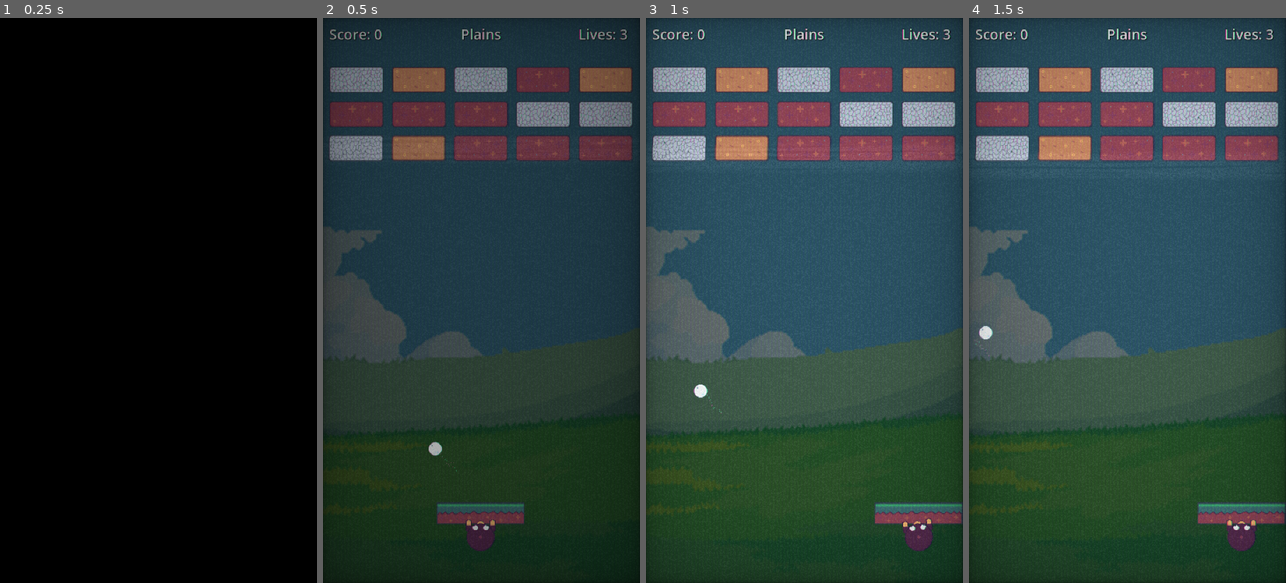
Above: before the commit, frames 1-4 (left to right).
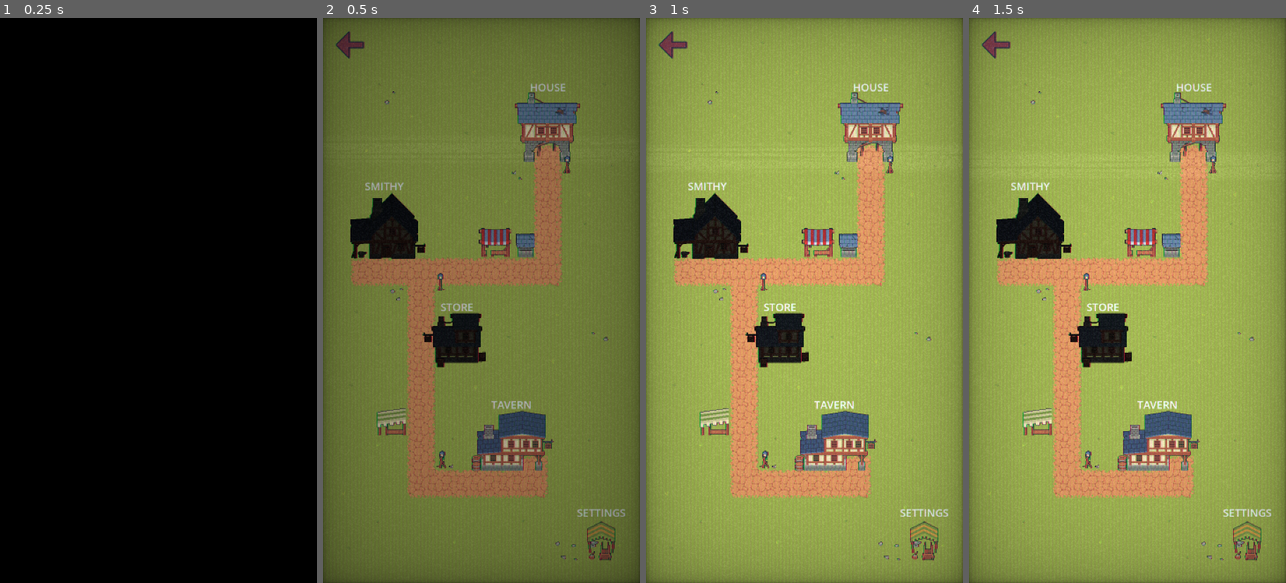
Above: after the commit, the same moments.

Repository: ant290/MoleBreaker
Game: Godot game, scene res://scenes/brickBreaker/level.tscn
Two runs of this game, one before a commit and one after it. Both use one fixed random seed, a clock stepped at 60 frames per second and the inputs below. This scene is started directly instead of the project's main scene.
Inputs (mouse positions are in pixels of both pictures, inside the frame that each line leads up to):
- Up to frame 1 (0.25 s): no input
- Up to frame 2 (0.5 s): no input
- Up to frame 3 (1 s): move the mouse to (874, 272) at 0.52 s; hold Right (ui_right) from 0.53 s (still down); click (874, 272) at 0.67 s
- Up to frame 4 (1.5 s): release Right (ui_right) at 1.25 s; drag from (1064, 328) to (1111, 413) at 1.27 s

Frame 1 is identical in both runs. In frame 2, 100% of the frame differs, in the area x 0-100%, y 0-100%; in frame 3, 100%; in frame 4, 100%.

Commit message:
Big refactor to strongly type the quests and the locations

Diff:
--- a/mole-breaker/project.godot
+++ b/mole-breaker/project.godot
@@ -32,6 +32,7 @@
 SceneTransitions="*res://scenes/singletons/scene_transitions.tscn"
 Settings="*res://scripts/globals/settings.gd"
 AmbientMusic="*uid://c701vdw7c82xu"
+GameObjects="*uid://tea68r4mc73n"
 
 [display]
 
--- a/mole-breaker/scenes/quest_heading.tscn
+++ b/mole-breaker/scenes/quest_heading.tscn
@@ -79,4 +79,28 @@
 grow_vertical = 2
 alignment = 1
 
+[node name="TextureRect" type="ColorRect" parent="." unique_id=1544778469]
+layout_mode = 1
+anchors_preset = 15
+anchor_right = 1.0
+anchor_bottom = 1.0
+grow_horizontal = 2
+grow_vertical = 2
+color = Color(0, 0, 0, 0.8039216)
+
+[node name="Label" type="Label" parent="." unique_id=89512684]
+layout_mode = 1
+anchors_preset = 8
+anchor_left = 0.5
+anchor_top = 0.5
+anchor_right = 0.5
+anchor_bottom = 0.5
+offset_left = -79.5
+offset_top = -11.5
+offset_right = 79.5
+offset_bottom = 11.5
+grow_horizontal = 2
+grow_vertical = 2
+text = "Level Requirement : "
+
 [connection signal="pressed" from="QuestSplitContainer/QuestDetails/HBoxContainer/EmbarkButton" to="." method="_on_embark_button_pressed"]
--- a/mole-breaker/scripts/brickBreaker/level.gd
+++ b/mole-breaker/scripts/brickBreaker/level.gd
@@ -8,12 +8,12 @@
 @onready var background: TextureRect = $Background
 
 # load brick images
-@onready var imgBrickDirt = preload("res://assets/bricks/brick dirt.png")
-@onready var imgBrickDirtDamaged = preload("res://assets/bricks/brick dirt cracked.png")
-@onready var imgBrickRock = preload("res://assets/bricks/brick rock.png")
-@onready var imgBrickRockDamaged = preload("res://assets/bricks/brick rock cracked.png")
-@onready var imgBrickWood = preload("res://assets/bricks/brick wood.png")
-@onready var imgBrickWoodDamaged = preload("res://assets/bricks/brick wood cracked.png")
+@onready var imgBrickDirt = preload(GameConstants.RESOURCE_LOCATION_BRICK_DIRT)
+@onready var imgBrickDirtDamaged = preload(GameConstants.RESOURCE_LOCATION_BRICK_DIRT_DAMAGED)
+@onready var imgBrickRock = preload(GameConstants.RESOURCE_LOCATION_BRICK_ROCK)
+@onready var imgBrickRockDamaged = preload(GameConstants.RESOURCE_LOCATION_BRICK_ROCK_DAMAGED)
+@onready var imgBrickWood = preload(GameConstants.RESOURCE_LOCATION_BRICK_WOOD)
+@onready var imgBrickWoodDamaged = preload(GameConstants.RESOURCE_LOCATION_BRICK_WOOD_DAMAGED)
 
 # brick stats
 var dirtHealth = 2
@@ -52,13 +52,13 @@
 func setupLevel() -> void:
 	PlayerStats.lives = 3
 
-	var locationDetails = GameConstants.LOCATION_DETAILS.get(PlayerStats.currentLocation)
-	if locationDetails == null:
+	var questDetails = GameObjects.QUEST_DETAILS.get(PlayerStats.currentLocation)
+	if questDetails == null:
 		get_tree().change_scene_to_file("res://scenes/town/town.tscn")
 	else:
-		levelName = locationDetails.get("Name", "")
+		levelName = questDetails.get("Name", "")
 
-		var backgroundLocation = locationDetails.get("Background")
+		var backgroundLocation = questDetails.get("Background")
 		if backgroundLocation != null:
 			var backgroundImage = ResourceLoader.load(backgroundLocation)
 			background.texture = backgroundImage
@@ -66,7 +66,7 @@
 		#build bricks
 		var totalChances = -1
 		var brickChanceMappings : Array[BrickChance] = []
-		var locationBricksPart = locationDetails.get("Bricks", {})
+		var locationBricksPart = questDetails.get("Bricks", {})
 		for key in locationBricksPart:
 			var brickChance : BrickChance = BrickChance.new()
 			brickChance.brick_type = key
--- a/mole-breaker/scripts/globals/game_constants.gd
+++ b/mole-breaker/scripts/globals/game_constants.gd
@@ -2,45 +2,6 @@
 
 enum BrickType {BRICK_DIRT, BRICK_ROCK, BRICK_WOOD}
 enum BreakerLocationType {PLAINS, FOREST, QUARRY}
-
-#region Location Details
-
-# details is a dictionary of locations and their brick allocations
-# brick allocation consists of a brick type and a number for its spawn weight
-const LOCATION_DETAILS : Dictionary[BreakerLocationType, Variant] = {
-	BreakerLocationType.PLAINS : {
-		"Name" : "Plains",
-		"Icon" : "res://assets/locations/icon-plains.png",
-		"Background" : "res://assets/locations/background-plains.png",
-		"Bricks" : {
-			BrickType.BRICK_DIRT : 10,
-			BrickType.BRICK_ROCK : 2,
-			BrickType.BRICK_WOOD : 1
-		}
-	},
-	BreakerLocationType.FOREST : {
-		"Name" : "Forest",
-		"Icon" : "",
-		"Background" : "res://assets/locations/background-forest.png",
-		"Bricks" : {
-			BrickType.BRICK_DIRT : 4,
-			BrickType.BRICK_ROCK : 2,
-			BrickType.BRICK_WOOD : 8
-		}
-	},
-	BreakerLocationType.QUARRY : {
-		"Name" : "Quarry",
-		"Icon" : "",
-		"Background" : "res://assets/locations/background-quarry.png",
-		"Bricks" : {
-			BrickType.BRICK_DIRT : 4,
-			BrickType.BRICK_ROCK : 8,
-			BrickType.BRICK_WOOD : 1
-		}
-	}
-}
-
-#endregion
 
 func is_brick(node : Node) -> bool:
 	return node.is_in_group("Brick")
@@ -48,6 +9,14 @@
 const AUDIO_BUS_NAME_EFFECTS : String = "Effects"
 const AUDIO_BUS_NAME_MASTER : String = "Master"
 const AUDIO_BUS_NAME_MUSIC : String = "Music"
+
+const RESOURCE_LOCATION_BRICK_DIRT : String  = "res://assets/bricks/brick dirt.png"
+
+const RESOURCE_LOCATION_BRICK_DIRT_DAMAGED : String = "res://assets/bricks/brick dirt cracked.png"
+const RESOURCE_LOCATION_BRICK_ROCK : String = "res://assets/bricks/brick rock.png"
+const RESOURCE_LOCATION_BRICK_ROCK_DAMAGED : String = "res://assets/bricks/brick rock cracked.png"
+const RESOURCE_LOCATION_BRICK_WOOD : String = "res://assets/bricks/brick wood.png"
+const RESOURCE_LOCATION_BRICK_WOOD_DAMAGED : String = "res://assets/bricks/brick wood cracked.png"
 
 const SAVE_DATA_FILE_NAME : String = "user://savegame.save"
 const SAVE_DATA_PLAYER_STATS : String = "PLAYER_STATS"
--- /dev/null
+++ b/mole-breaker/scripts/globals/game_objects.gd
@@ -0,0 +1,81 @@
+extends Node
+
+#region Location Details
+
+const LOCATION_DICT : Dictionary[GameConstants.BreakerLocationType, Variant] = {
+	GameConstants.BreakerLocationType.PLAINS : {
+		"Icon" : "res://assets/locations/icon-plains.png",
+		"Background" : "res://assets/locations/background-plains.png"
+	},
+	GameConstants.BreakerLocationType.FOREST : {
+		"Icon" : "",
+		"Background" : "res://assets/locations/background-forest.png"
+	},
+	GameConstants.BreakerLocationType.QUARRY : {
+		"Icon" : "",
+		"Background" : "res://assets/locations/background-quarry.png"
+	}
+}
+
+# brick allocation consists of a brick type and a number for its spawn weight
+var QUEST_DICT : Dictionary[int, Variant] = {
+	1 : {
+		"LocationType" : GameConstants.BreakerLocationType.PLAINS,
+		"Name" : "Plains",
+		"MinimumLevel" : 0,
+		"Bricks" : {
+			GameConstants.BrickType.BRICK_DIRT : 10,
+			GameConstants.BrickType.BRICK_ROCK : 2,
+			GameConstants.BrickType.BRICK_WOOD : 1
+		}
+	},
+	2 : {
+		"LocationType" : GameConstants.BreakerLocationType.FOREST,
+		"Name" : "Forest",
+		"MinimumLevel" : 2,
+		"Bricks" : {
+			GameConstants.BrickType.BRICK_DIRT : 4,
+			GameConstants.BrickType.BRICK_ROCK : 2,
+			GameConstants.BrickType.BRICK_WOOD : 8
+		}
+	},
+	3 : {
+		"LocationType" : GameConstants.BreakerLocationType.QUARRY,
+		"Name" : "Quarry",
+		"MinimumLevel" : 5,
+		"Bricks" : {
+			GameConstants.BrickType.BRICK_DIRT : 4,
+			GameConstants.BrickType.BRICK_ROCK : 8,
+			GameConstants.BrickType.BRICK_WOOD : 1
+		}
+	}
+}
+
+#needs to be populated at run time
+var LOCATION_DETAILS : Dictionary[GameConstants.BreakerLocationType, LocationDetails] = {}
+var QUEST_DETAILS : Dictionary[int, Quest] = {}
+
+#endregion
+
+func _ready() -> void:
+	#build location details
+	for key in LOCATION_DICT:
+		var location = LOCATION_DICT[key]
+		var details = LocationDetails.new()
+		details.location_type = key
+		details.icon_reference = location["Icon"]
+		details.background_reference = location["Background"]
+		LOCATION_DETAILS[key] = details
+
+	#build quests
+	for key in QUEST_DICT:
+		var item = QUEST_DICT[key]
+		var quest = Quest.new()
+		quest.id = key
+		quest.location_details = LOCATION_DETAILS[item["LocationType"]]
+		quest.name = item["Name"]
+		quest.minimum_level = item["MinimumLevel"]
+		var bricks = item["Bricks"]
+		for brickChance in bricks:
+				quest.brick_availabilities[brickChance] = bricks[brickChance]
+		QUEST_DETAILS[key] = quest
--- a/mole-breaker/scripts/inventory_popup.gd
+++ b/mole-breaker/scripts/inventory_popup.gd
@@ -7,9 +7,9 @@
 @onready var inven_items_container : VBoxContainer = $UiPopup/VBoxContainer
 
 # load brick images
-@onready var imgBrickDirt = preload("res://assets/bricks/brick dirt.png")
-@onready var imgBrickRock = preload("res://assets/bricks/brick rock.png")
-@onready var imgBrickWood = preload("res://assets/bricks/brick wood.png")
+@onready var imgBrickDirt = preload(GameConstants.RESOURCE_LOCATION_BRICK_DIRT)
+@onready var imgBrickRock = preload(GameConstants.RESOURCE_LOCATION_BRICK_ROCK)
+@onready var imgBrickWood = preload(GameConstants.RESOURCE_LOCATION_BRICK_WOOD)
 
 # Called when the node enters the scene tree for the first time.
 func _ready() -> void:
--- /dev/null
+++ b/mole-breaker/scripts/location_details.gd
@@ -0,0 +1,6 @@
+extends RefCounted
+class_name LocationDetails
+
+var location_type : GameConstants.BreakerLocationType
+var icon_reference : String
+var background_reference : String
--- a/mole-breaker/scripts/quest_heading.gd
+++ b/mole-breaker/scripts/quest_heading.gd
@@ -2,10 +2,7 @@
 class_name QuestHeader
 
 #possibly refactor these into one object
-@export var location_type : GameConstants.BreakerLocationType
-@export var quest_name : String = "name"
-@export var possible_bricks : Array[int] = []
-@export var location_icon: Texture2D
+var quest : Quest
 
 signal on_embark_pressed(locationId : int)
 
@@ -14,14 +11,15 @@
 @onready var quest_image: TextureRect = $QuestSplitContainer/QuestImage
 
 # load brick images
-@onready var imgBrickDirt = preload("res://assets/bricks/brick dirt.png")
-@onready var imgBrickRock = preload("res://assets/bricks/brick rock.png")
-@onready var imgBrickWood = preload("res://assets/bricks/brick wood.png")
+@onready var imgBrickDirt = preload(GameConstants.RESOURCE_LOCATION_BRICK_DIRT)
+@onready var imgBrickRock = preload(GameConstants.RESOURCE_LOCATION_BRICK_ROCK)
+@onready var imgBrickWood = preload(GameConstants.RESOURCE_LOCATION_BRICK_WOOD)
 
 # Called when the node enters the scene tree for the first time.
 func _ready() -> void:
-	location_label.text = quest_name
-	quest_image.texture = location_icon
+	location_label.text = quest.name
+	var icon = ResourceLoader.load(quest.location_details.icon_reference)
+	quest_image.texture = icon
 	_load_possible_bricks()
 
 # Called every frame. 'delta' is the elapsed time since the previous frame.
@@ -29,7 +27,7 @@
 	pass
 
 func _load_possible_bricks() -> void:
-	for brick in possible_bricks:
+	for brick in quest.brick_availabilities:
 		var image : TextureRect = TextureRect.new()
 		image.size_flags_horizontal = Control.SIZE_SHRINK_BEGIN
 		image.size_flags_vertical = Control.SIZE_SHRINK_CENTER
@@ -46,4 +44,4 @@
 		brick_examples.add_child(image)
 
 func _on_embark_button_pressed() -> void:
-	on_embark_pressed.emit(location_type)
+	on_embark_pressed.emit(quest.id)
--- a/mole-breaker/scripts/quests_popup.gd
+++ b/mole-breaker/scripts/quests_popup.gd
@@ -21,18 +21,10 @@
 
 func load_quests() -> void:
 	#for now just some forced levels
-	for key in GameConstants.LOCATION_DETAILS:
+	for key in GameObjects.QUEST_DETAILS:
 		var newQuest : QuestHeader = quest_heading_scene.instantiate()
-		var locationDetails = GameConstants.LOCATION_DETAILS[key]
-		newQuest.location_type = key
-		newQuest.quest_name = locationDetails["Name"]
-		var iconLocation = locationDetails.get("Icon")
-		if iconLocation != null:
-			var icon = ResourceLoader.load(iconLocation)
-			newQuest.location_icon = icon
-		var bricks = locationDetails["Bricks"]
-		for i in bricks.keys():
-			newQuest.possible_bricks.append(int(i))
+		var questDetails : Quest = GameObjects.QUEST_DETAILS[key]
+		newQuest.quest = questDetails
 		quest_list_container.add_child(newQuest)
 
 	#listen for clicks to embark
@@ -45,13 +37,14 @@
 func _subscribe_to_quest(questHeading : QuestHeader) -> void:
 	questHeading.on_embark_pressed.connect(_on_quest_embark_pressed)
 
-func _on_quest_embark_pressed(locationId : int) -> void:
+func _on_quest_embark_pressed(questId : int) -> void:
 	embark_sound.play()
 
 	#somehow load a level properly
-	PlayerStats.currentLocation = locationId
-	var details = GameConstants.LOCATION_DETAILS[locationId]
-	SceneTransitions.fade_out(details.get("Name", "Level Name"))
+	var details : Quest = GameObjects.QUEST_DETAILS[questId]
+	PlayerStats.currentLocation = details.location_details.location_type
+
+	SceneTransitions.fade_out(details.name)
 	await SceneTransitions.fade_complete
 
 	get_tree().change_scene_to_file("res://scenes/brickBreaker/level.tscn")
--- /dev/null
+++ b/mole-breaker/scripts/town/quest.gd
@@ -0,0 +1,8 @@
+extends RefCounted
+class_name Quest
+
+var id : int
+var location_details : LocationDetails
+var name : String
+var minimum_level : float
+var brick_availabilities : Dictionary[GameConstants.BrickType, float]
Not shown, added: mole-breaker/scripts/globals/game_objects.gd.uid
Not shown, added: mole-breaker/scripts/location_details.gd.uid
Not shown, added: mole-breaker/scripts/town/quest.gd.uid
